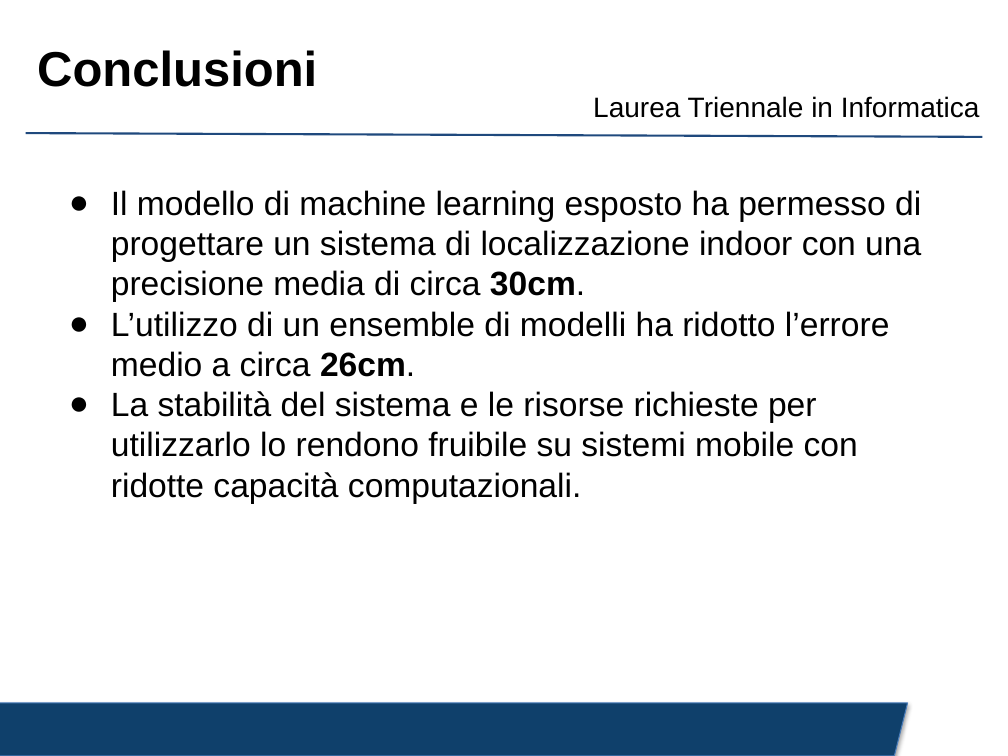
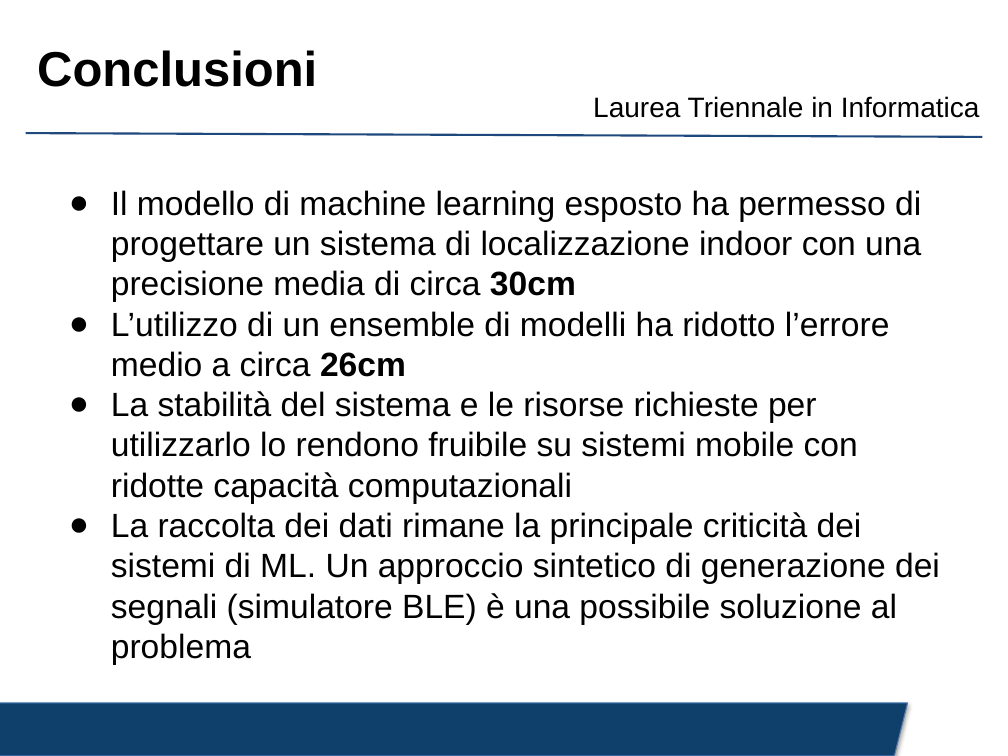
Before and after one commit to crybot/indoor-localization-deep-learning, a slide deck: slide 14 of presentation/presentation.pptx (slide 11 before the commit). Drawn at 1008x756 pixels with LibreOffice and Linux fonts; fonts in the diff are those of the drawing; background and template pictures are left out. Boxes give left, top, right and bottom in pixels: in the first picture for what was removed or moved away, otherwise in the second. Text is boxed around its words. In the diff, an @@ line names an element or a change of style, - is before the commit and + after.

Commit message:
Update presentation

```diff
--- a/presentation/presentation.pptx
+++ b/presentation/presentation.pptx
@@ text at [111,190,940,665]: text changed @@
-● Il modello di machine learning esposto ha permesso di progettare un sistema di localizzazione indoor con una precisione media di circa 30cm.
-● L’utilizzo di un ensemble di modelli ha ridotto l’errore medio a circa 26cm.
-● La stabilità del sistema e le risorse richieste per utilizzarlo lo rendono fruibile su sistemi mobile con ridotte capacità computazionali.
+● Il modello di machine learning esposto ha permesso di progettare un sistema di localizzazione indoor con una precisione media di circa 30cm
+● L’utilizzo di un ensemble di modelli ha ridotto l’errore medio a circa 26cm
+● La stabilità del sistema e le risorse richieste per utilizzarlo lo rendono fruibile su sistemi mobile con ridotte capacità computazionali
+● La raccolta dei dati rimane la principale criticità dei sistemi di ML. Un approccio sintetico di generazione dei segnali (simulatore BLE) è una possibile soluzione al problema
```
Also in this commit, not shown: 3 other slides changed, 3 slides added, 2 other files.
